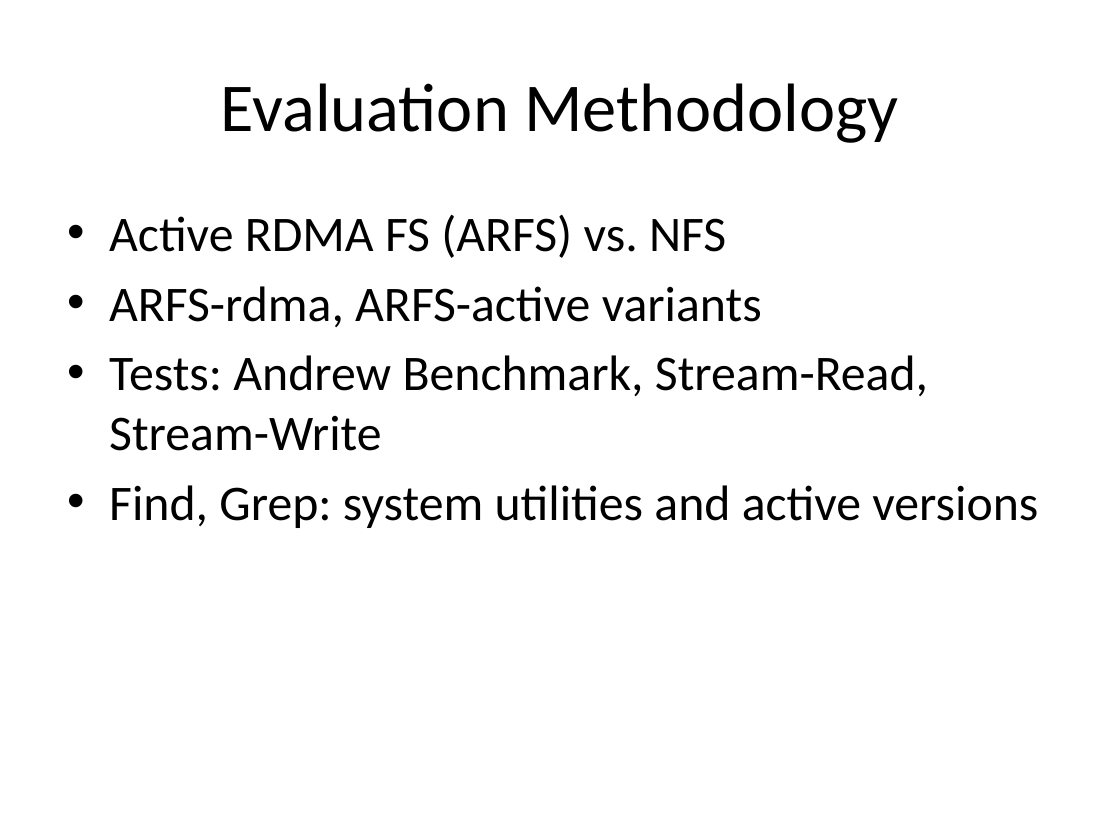
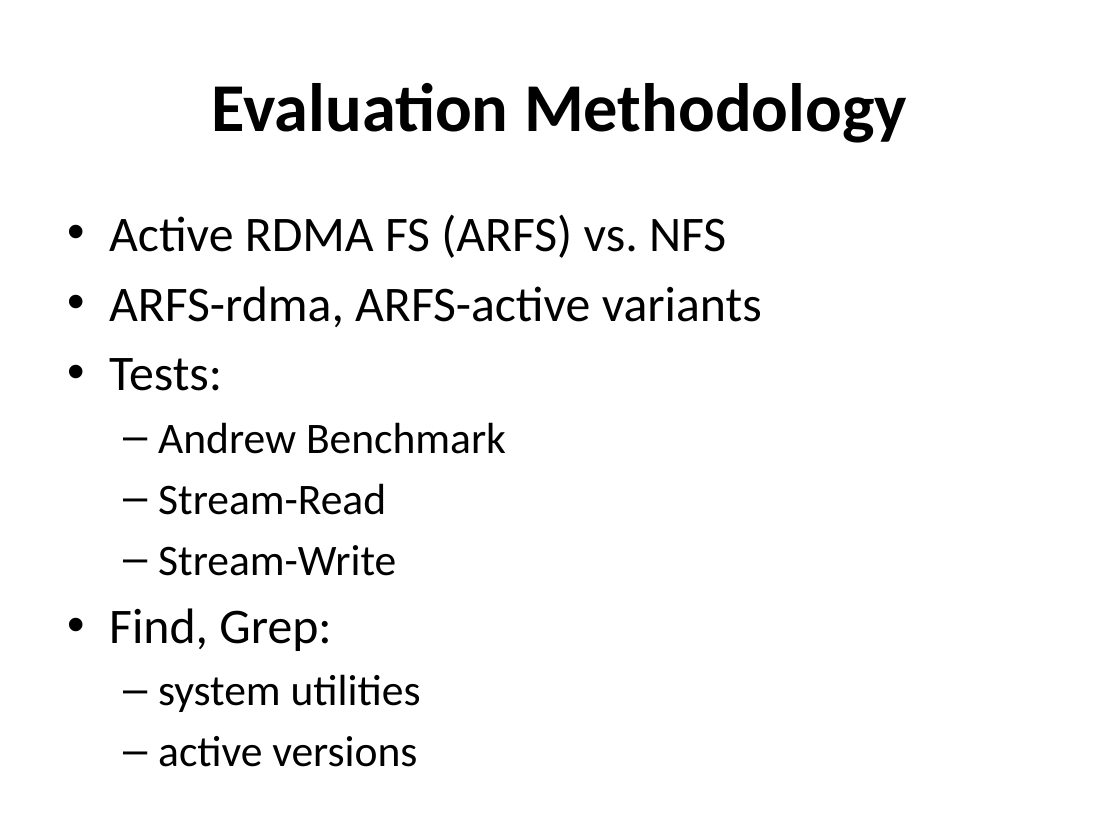
Before and after one commit to madananshul/ActiveRDMA, a slide deck: slide 13 of doc/presentation/presentation.pptx. Drawn at 1120x840 pixels with LibreOffice and Linux fonts; fonts in the diff are those of the drawing. Boxes give left, top, right and bottom in pixels: in the first picture for what was removed or moved away, otherwise in the second. Text is boxed around its words. In the diff, an @@ line names an element or a change of style, - is before the commit and + after.

```diff
--- a/doc/presentation/presentation.pptx
+++ b/doc/presentation/presentation.pptx
@@ title "Evaluation Methodology" at [212, 83, 907, 143]: bold on @@
@@ text at [109, 358, 506, 767]: text changed; size 32 to 28 pt @@
-• Tests: Andrew Benchmark, Stream-Read, Stream-Write
-• Find, Grep: system utilities and active versions
+• Tests:
+  – Andrew Benchmark
+  – Stream-Read
+  – Stream-Write
+• Find, Grep:
+  – system utilities
+  – active versions
```
Also in this commit, not shown: 17 other slides changed, 1 other file.
